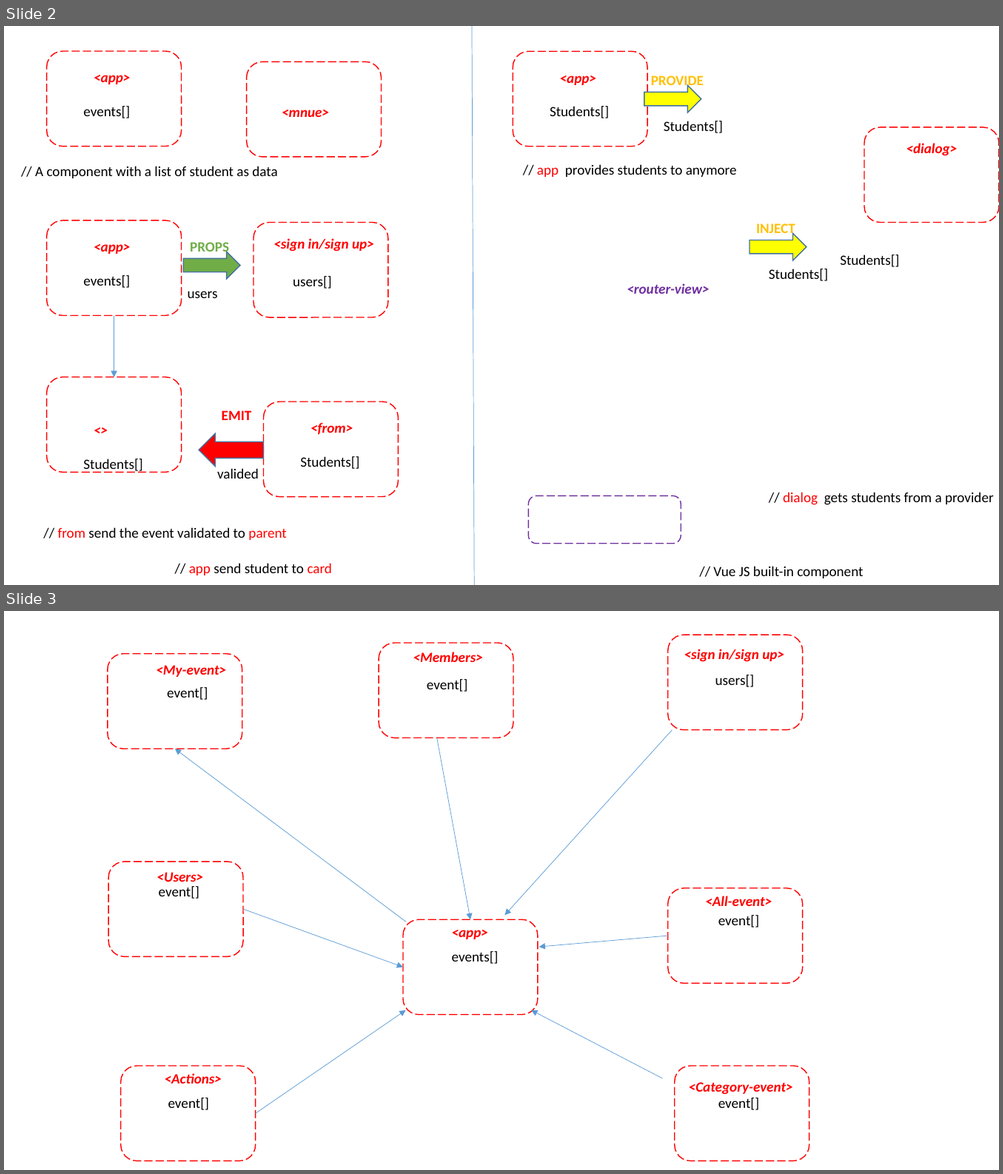
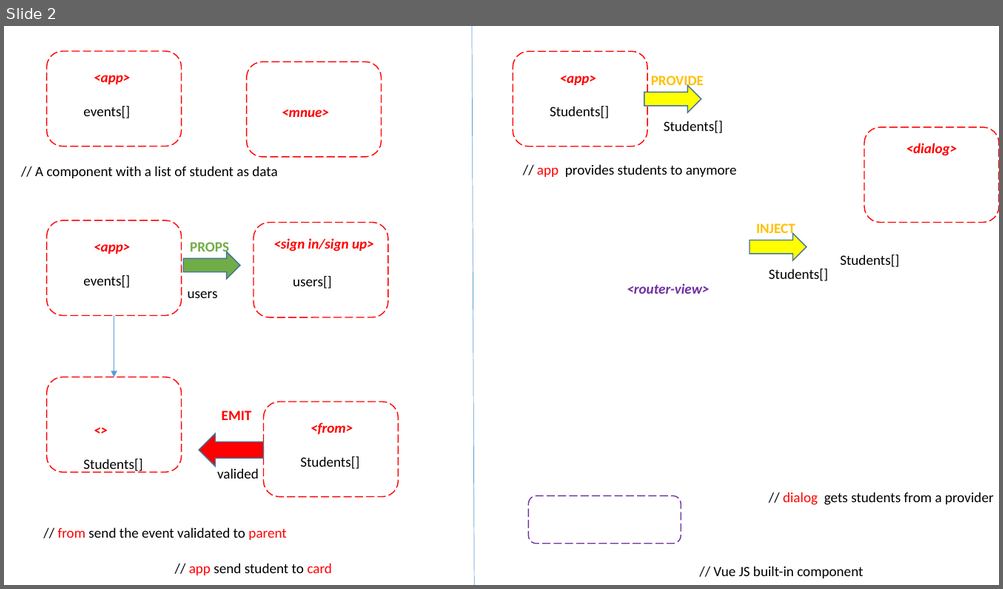
Before and after one commit to pnc-virtual-company/2021-G5-V2-PART1, a slide deck: docs/COMPONENT-DIAGRAM.pptx. Shown one above the other, each under a label of ours: slides 2 and 3 before the commit, slide 2 after it. The pictures are 1003x1174 and 1003x589 pixels, drawn with LibreOffice and Linux fonts; fonts in the diff are those of the drawing. Boxes give left, top, right and bottom in pixels: in the first picture for what was removed or moved away, otherwise in the second. Text is boxed around its words. In the diff, an @@ line names an element or a change of style, - is before the commit and + after.

Commit message:
#28 user join event

```diff
--- a/docs/COMPONENT-DIAGRAM.pptx
+++ b/docs/COMPONENT-DIAGRAM.pptx
@@ slide 3 removed at (x1=4, y1=611, x2=999, y2=1170), background #FFFFFF @@
@@ rounded rectangle removed at (x1=108, y1=653, x2=242, y2=749) @@
@@ rounded rectangle removed at (x1=378, y1=643, x2=513, y2=738) @@
@@ text removed at (x1=413, y1=652, x2=483, y2=662) @@
-<Members>
@@ rounded rectangle removed at (x1=668, y1=635, x2=802, y2=730) @@
@@ text removed at (x1=684, y1=649, x2=784, y2=662) @@
-<sign in/sign up>
@@ text removed at (x1=156, y1=665, x2=226, y2=677) @@
-<My-event>
@@ text removed at (x1=715, y1=675, x2=754, y2=687) @@
-users[]
@@ text removed at (x1=167, y1=687, x2=208, y2=700) @@
-event[]
@@ text removed at (x1=427, y1=679, x2=467, y2=692) @@
-event[]
@@ arrow removed from (437, 738) to (470, 920) @@
@@ arrow removed from (671, 730) to (505, 915) @@
@@ arrow removed from (406, 922) to (175, 749) @@
@@ rounded rectangle removed at (x1=108, y1=862, x2=243, y2=957) @@
@@ text removed at (x1=156, y1=872, x2=203, y2=882) @@
-<Users>
@@ text removed at (x1=159, y1=886, x2=199, y2=899) @@
-event[]
@@ rounded rectangle removed at (x1=668, y1=889, x2=802, y2=984) @@
@@ text removed at (x1=705, y1=896, x2=771, y2=906) @@
-<All-event>
@@ arrow removed from (244, 909) to (403, 968) @@
@@ rounded rectangle removed at (x1=403, y1=920, x2=538, y2=1015) @@
@@ text removed at (x1=718, y1=915, x2=759, y2=928) @@
-event[]
@@ text removed at (x1=452, y1=930, x2=488, y2=940) @@
-<app>
@@ arrow removed from (668, 937) to (539, 947) @@
@@ text removed at (x1=452, y1=951, x2=498, y2=964) @@
-events[]
@@ arrow removed from (256, 1114) to (405, 1011) @@
@@ arrow removed from (662, 1079) to (531, 1011) @@
@@ rounded rectangle removed at (x1=121, y1=1066, x2=256, y2=1162) @@
@@ text removed at (x1=165, y1=1073, x2=222, y2=1084) @@
-<Actions>
@@ rounded rectangle removed at (x1=674, y1=1066, x2=809, y2=1162) @@
@@ text removed at (x1=168, y1=1098, x2=209, y2=1111) @@
-event[]
@@ text removed at (x1=688, y1=1082, x2=793, y2=1111) @@
-<Category-event>
@@ text removed at (x1=688, y1=1082, x2=793, y2=1095) @@
-event[]
```
Also in this commit, not shown: 1 slide added, 5 other files.
